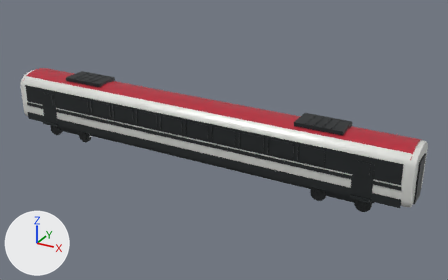
What one commit did to the glTF model public/models/railjet-lab/blender/railjet-classic-economy.glb.
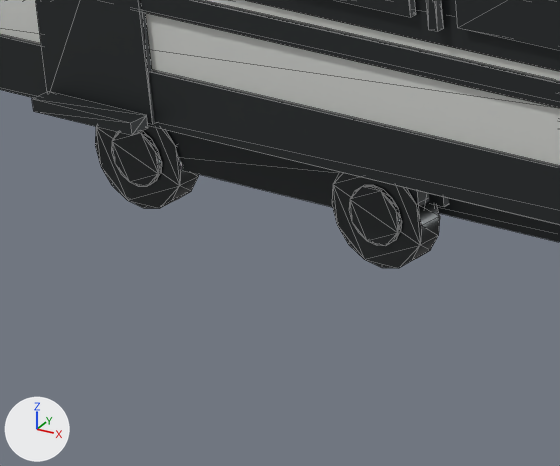
The first picture shows the older version from a 50 mm camera at (18.2, -29.9, 16.8) aimed at (1.5, 0.6, 1.6). The close-ups show the older and then the newer version on the part from 9% to 24% of the width and 39% to 59% of the height of that picture. Only the edits that show in the close-ups are written down. The axes (+X, +Y, +Z) are drawn at lower left. The lights are the same throughout. The close-ups show mesh edges as thin lines. Where no turn or scale is listed for an object, it has been applied to the vertices.

The first close-up shows 'economy_bogie_a_brake_disc_-1_0', 'economy_bogie_a_brake_disc_-1_1', 'economy_bogie_a_sideframe_-1', 'economy_bogie_a_wheel_-1_0', 'economy_bogie_a_wheel_-1_1', 'economy_door_-1_0', 'economy_door_step_-1_0', 'economy_lower_skirt_-1', 'economy_red_belt_-1', 'economy_window_-1_1', 'economy_window_band_-1', 'railjet_economy_lofted_body' and 4 more.
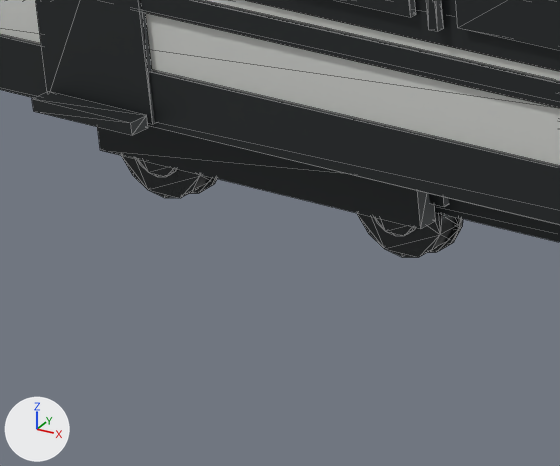
The change, as a list of edits to the scene's bpy script:
```text
Change ob_economy_bogie_a_brake_disc__1_0:
    ob_economy_bogie_a_brake_disc__1_0.location: (-1.25, -1.085, 0.46) -> (-1.25, -0.863, 0.46)
Change ob_economy_bogie_a_brake_disc__1_1:
    ob_economy_bogie_a_brake_disc__1_1.location: (1.25, -1.085, 0.46) -> (1.25, -0.863, 0.46)
Change ob_economy_bogie_a_wheel__1_0:
    ob_economy_bogie_a_wheel__1_0.location: (-1.25, -0.96, 0.46) -> (-1.25, -0.718, 0.46)
Change ob_economy_bogie_a_wheel__1_1:
    ob_economy_bogie_a_wheel__1_1.location: (1.25, -0.96, 0.46) -> (1.25, -0.718, 0.46)
Add ob_economy_bogie_a_flange__1_1:
    ob_economy_bogie_a_flange__1_1 = bpy.data.objects.new('economy_bogie_a_flange_-1_1', me_rj_unitcylinder_16)
    ob_economy_bogie_a_flange__1_1.parent = ob_economy_bogie_a
    ob_economy_bogie_a_flange__1_1.location = (1.25, -0.613, 0.46)
    ob_economy_bogie_a_flange__1_1.rotation_euler = (1.571, 0.0, 0.0)  # degrees (90, 0, 0)
    ob_economy_bogie_a_flange__1_1.scale = (0.984, 0.984, 0.035)
Add ob_economy_bogie_a_flange__1_0:
    ob_economy_bogie_a_flange__1_0 = bpy.data.objects.new('economy_bogie_a_flange_-1_0', me_rj_unitcylinder_16)
    ob_economy_bogie_a_flange__1_0.parent = ob_economy_bogie_a
    ob_economy_bogie_a_flange__1_0.location = (-1.25, -0.613, 0.46)
    ob_economy_bogie_a_flange__1_0.rotation_euler = (1.571, 0.0, 0.0)  # degrees (90, 0, 0)
    ob_economy_bogie_a_flange__1_0.scale = (0.984, 0.984, 0.035)
```

What differs and where, as boxes [x1, y1, x2, y2] in the close-ups (560 x 466 px):
'economy_bogie_a_wheel_-1_1', moved: before [332, 172, 440, 268]; after [357, 212, 457, 257]
'economy_bogie_a_wheel_-1_0', moved: before [95, 126, 199, 208]; after [121, 155, 212, 198]
'economy_bogie_a_brake_disc_-1_1', moved: before [349, 185, 401, 246]; after [374, 217, 415, 236]
'economy_bogie_a_brake_disc_-1_0', moved: before [111, 131, 161, 186]; after [137, 159, 177, 177]
'economy_bogie_a_flange_-1_1', added (mostly hidden): after [429, 218, 463, 252]
'economy_bogie_a_flange_-1_0', added (mostly hidden): after [191, 178, 217, 193]
